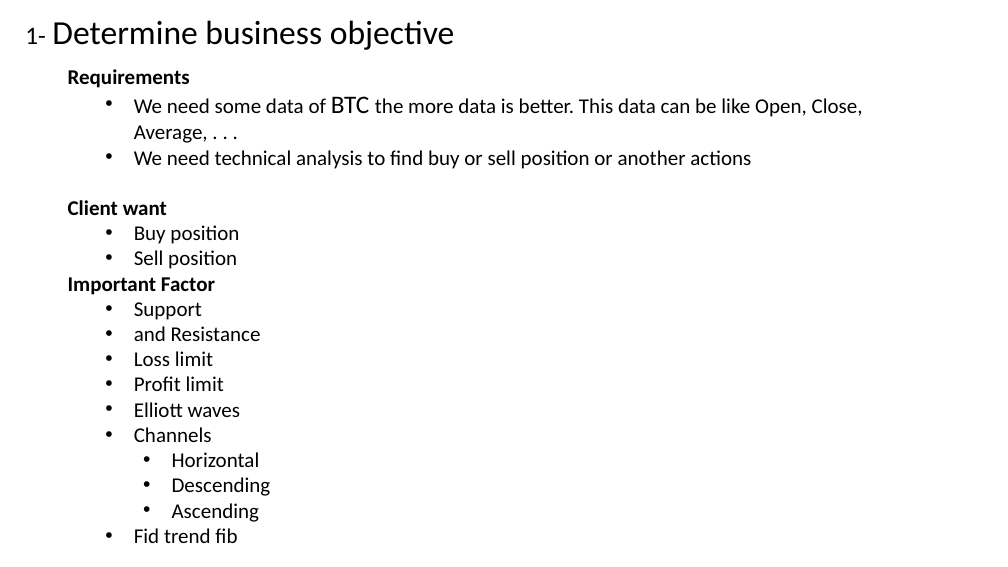
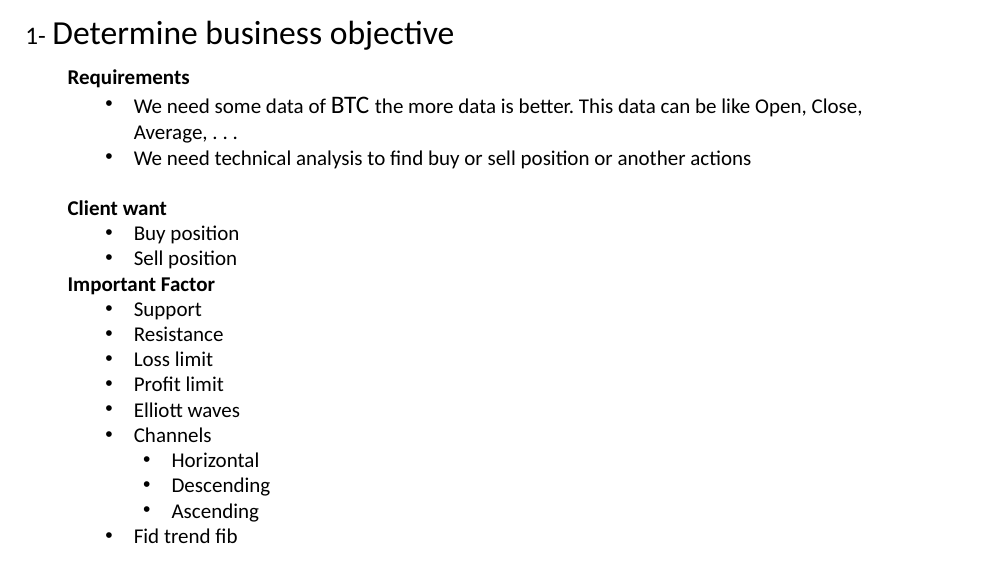
Before and after one commit to mahdi-ebrahimi-per/Data-Science, a slide deck: slide 3 of 1- business understanding/slide.pptx. Drawn at 1008x567 pixels with LibreOffice and Linux fonts; fonts in the diff are those of the drawing. Boxes give left, top, right and bottom in pixels: in the first picture for what was removed or moved away, otherwise in the second. Text is boxed around its words. In the diff, an @@ line names an element or a change of style, - is before the commit and + after.

```diff
--- a/1- business understanding/slide.pptx
+++ b/1- business understanding/slide.pptx
@@ text at <box>134,326,224,341</box>: text changed @@
-  • and Resistance
+  • Resistance
```
